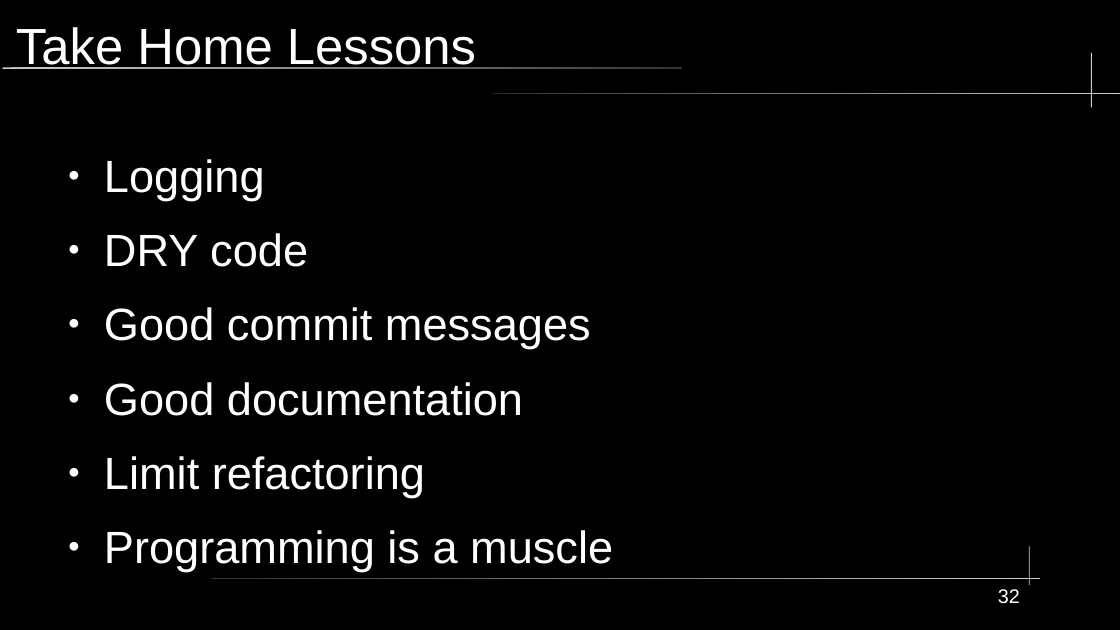
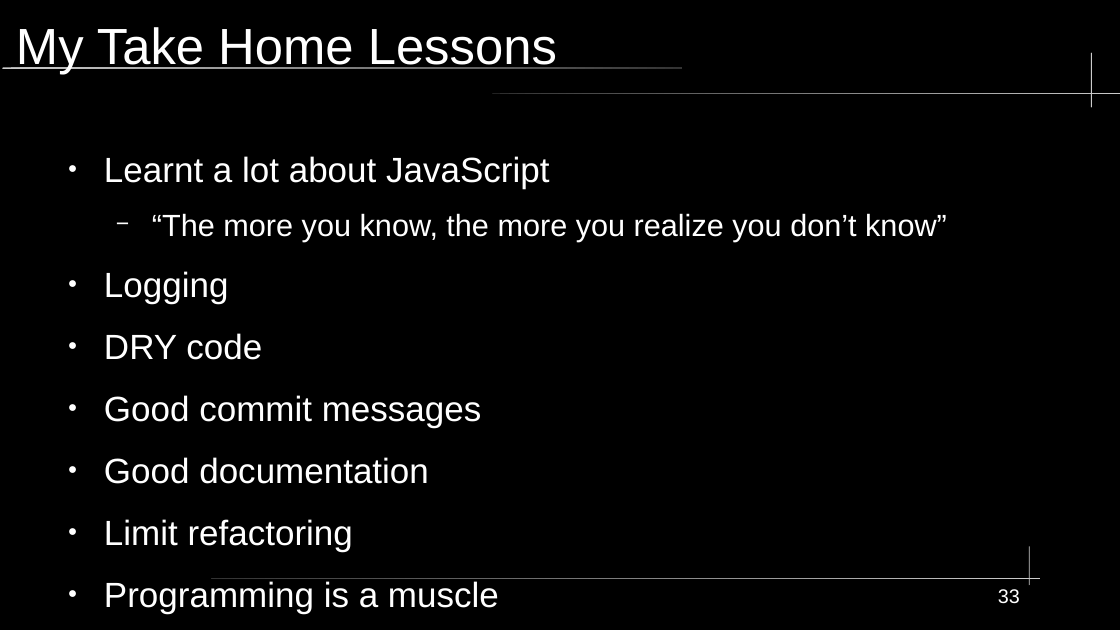
Before and after one commit to KWaloen/tc39_proposals_project, a slide deck: slide 33 of Data Analysis/Presentation/JS Proposals Project.odp (slide 32 before the commit). Drawn at 1120x630 pixels with LibreOffice and Linux fonts; fonts in the diff are those of the drawing. Boxes give left, top, right and bottom in pixels: in the first picture for what was removed or moved away, otherwise in the second. Text is boxed around its words. In the diff, an @@ line names an element or a change of style, - is before the commit and + after.

Commit message:
update presentation

```diff
--- a/Data Analysis/Presentation/JS Proposals Project.odp
+++ b/Data Analysis/Presentation/JS Proposals Project.odp
@@ title at box(16, 27, 557, 74): text changed @@
-Take Home Lessons
+My Take Home Lessons
@@ text at box(104, 156, 947, 241): paragraphs added @@
+● Learnt a lot about JavaScript
+  − “The more you know, the more you realize you don’t know”
@@ text at box(104, 271, 499, 613): size 32 to 24.8 pt in "Logging", "DRY code", "Good commit messages", "Good documentation" and 2 more places @@
@@ page number at box(998, 589, 1020, 604): text changed @@
-32
+33
```
Also in this commit, not shown: 2 slides added, 4 other files.
